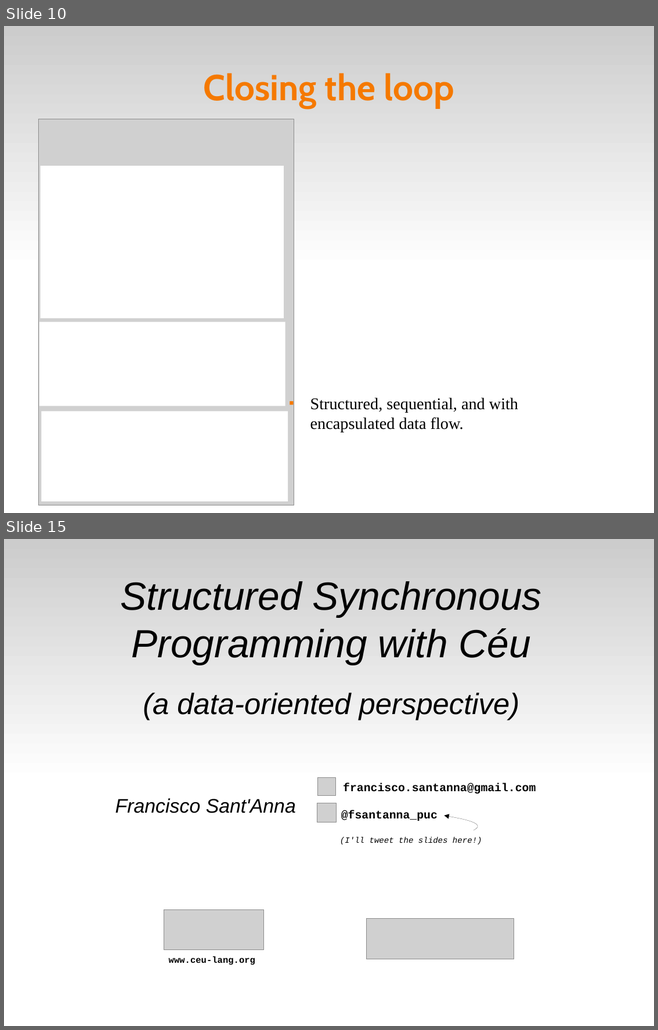
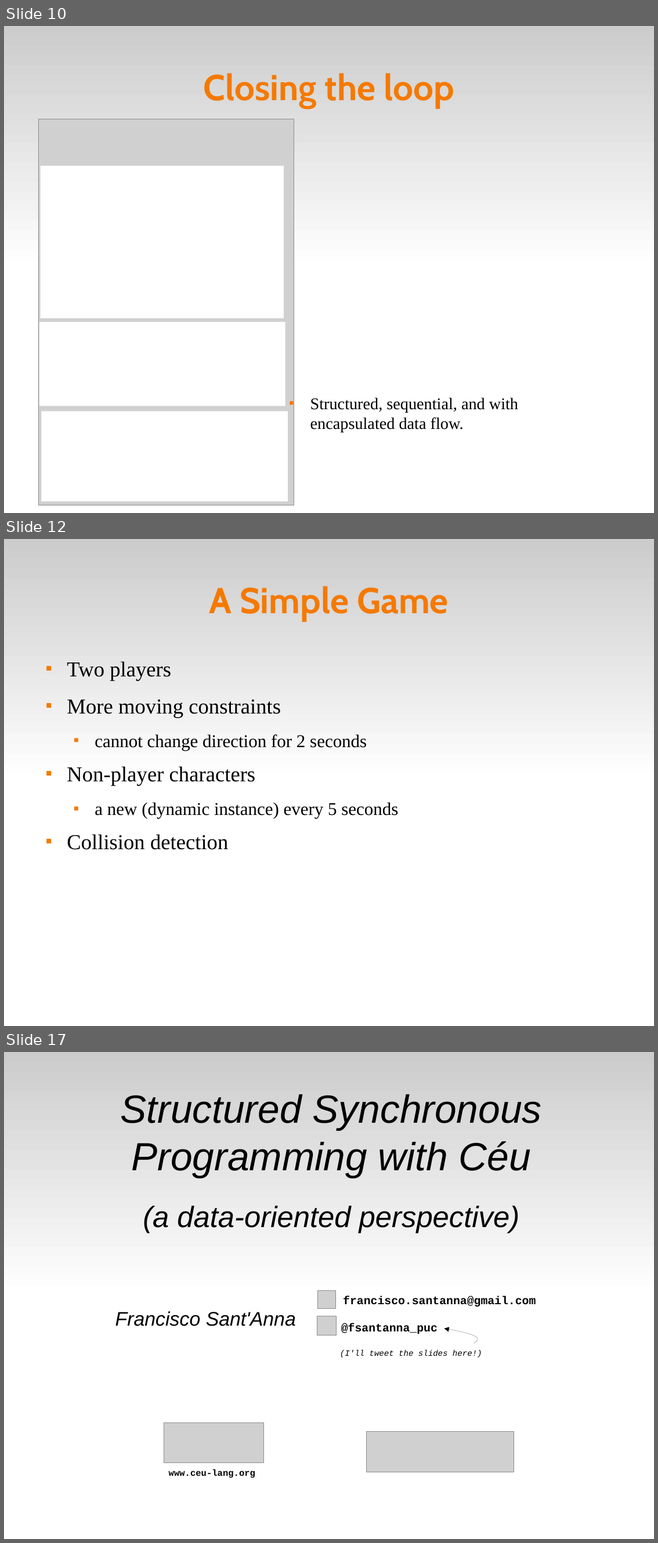
Before and after one commit to fsantanna-no/ceu-docs, a slide deck: ceu_curryon.odp. Shown one above the other, each under a label of ours: slides 10 and 15 before the commit, slides 10, 12 and 17 after it; the slides between them are not shown. The pictures are 658x1030 and 658x1543 pixels, drawn with LibreOffice and Linux fonts; fonts in the diff are those of the drawing; grey boxes stand for pictures. Boxes give left, top, right and bottom in pixels: in the first picture for what was removed or moved away, otherwise in the second. Text is boxed around its words. In the diff, an @@ line names an element or a change of style, - is before the commit and + after.

```diff
--- a/ceu_curryon.odp
+++ b/ceu_curryon.odp
@@ slide 12 added at bbox=[4, 539, 654, 1026], background #FFFFFF; not listed: 1 template element that a slide beside it also shows @@
@@ title added at bbox=[209, 586, 448, 621], 44 pt, text #F57900, bold @@
+A Simple Game
@@ text added at bbox=[67, 661, 398, 850], 26 pt, text #000000 @@
+■ Two players
+■ More moving constraints
+  ■ cannot change direction for 2 seconds
+■ Non-player characters
+  ■ a new (dynamic instance) every 5 seconds
+■ Collision detection
@@ what was slide 15 is now slide 17 @@
```
Also in this commit, not shown: 4 slides changed, 2 other slides added, 1 slide removed.
